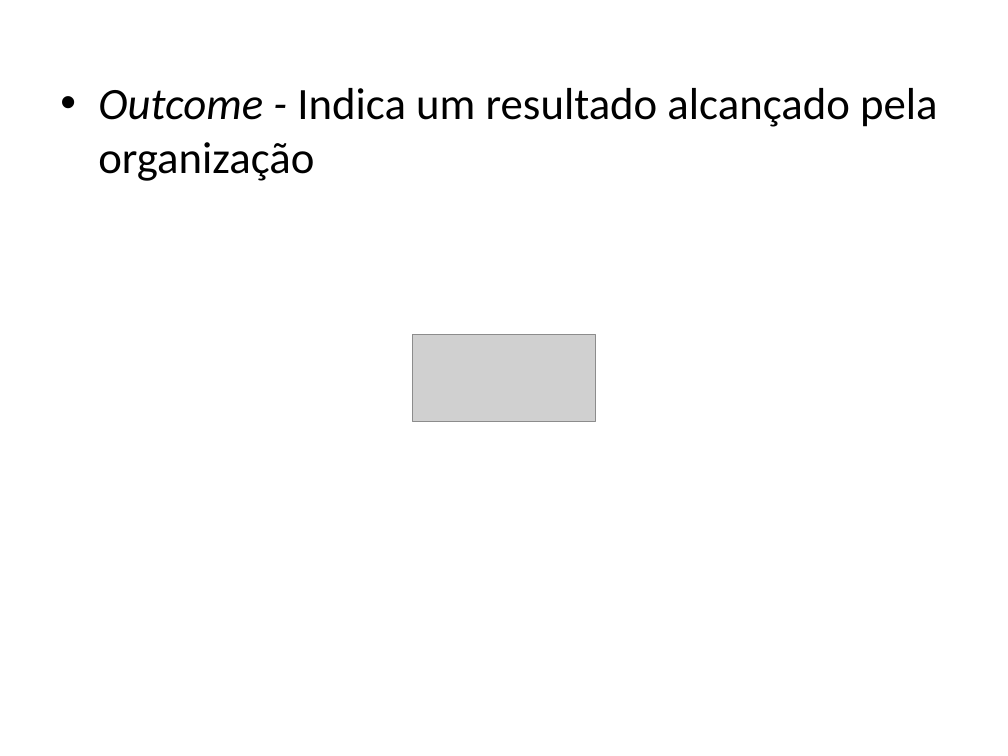
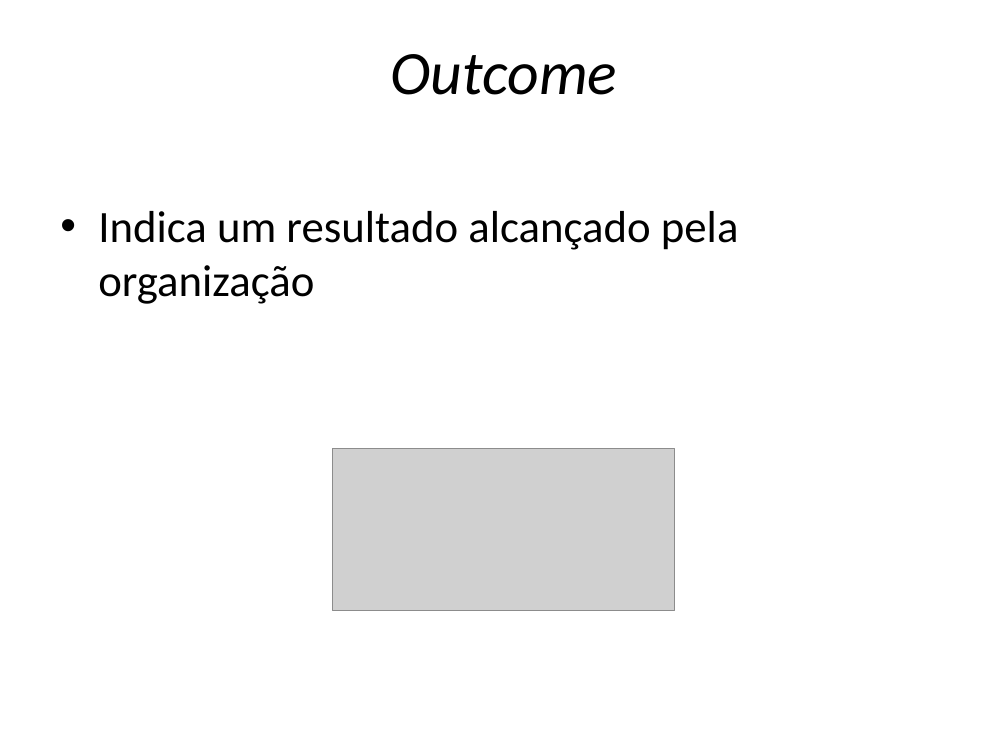
Before and after one commit to Vanzz/Educacao, a slide deck: slide 10 of Archimate/Archimate Curso/Curso Archimate - Aula 3.pptx. Drawn at 1008x756 pixels with LibreOffice and Linux fonts; fonts in the diff are those of the drawing; grey boxes stand for pictures. Boxes give left, top, right and bottom in pixels: in the first picture for what was removed or moved away, otherwise in the second. Text is boxed around its words. In the diff, an @@ line names an element or a change of style, - is before the commit and + after.

```diff
--- a/Archimate/Archimate Curso/Curso Archimate - Aula 3.pptx
+++ b/Archimate/Archimate Curso/Curso Archimate - Aula 3.pptx
@@ title added at box(391, 54, 618, 95), 44 pt, text #000000, italic @@
+Outcome
@@ text at box(98, 211, 739, 304): text changed @@
-• Outcome - Indica um resultado alcançado pela organização
+• Indica um resultado alcançado pela organização
@@ picture: place and size @@
-picture at box(412, 335, 596, 421)
+picture at box(333, 449, 675, 611)
```
Also in this commit, not shown: 6 other slides changed, 1 slide added, 1 slide removed, 14 other files.
